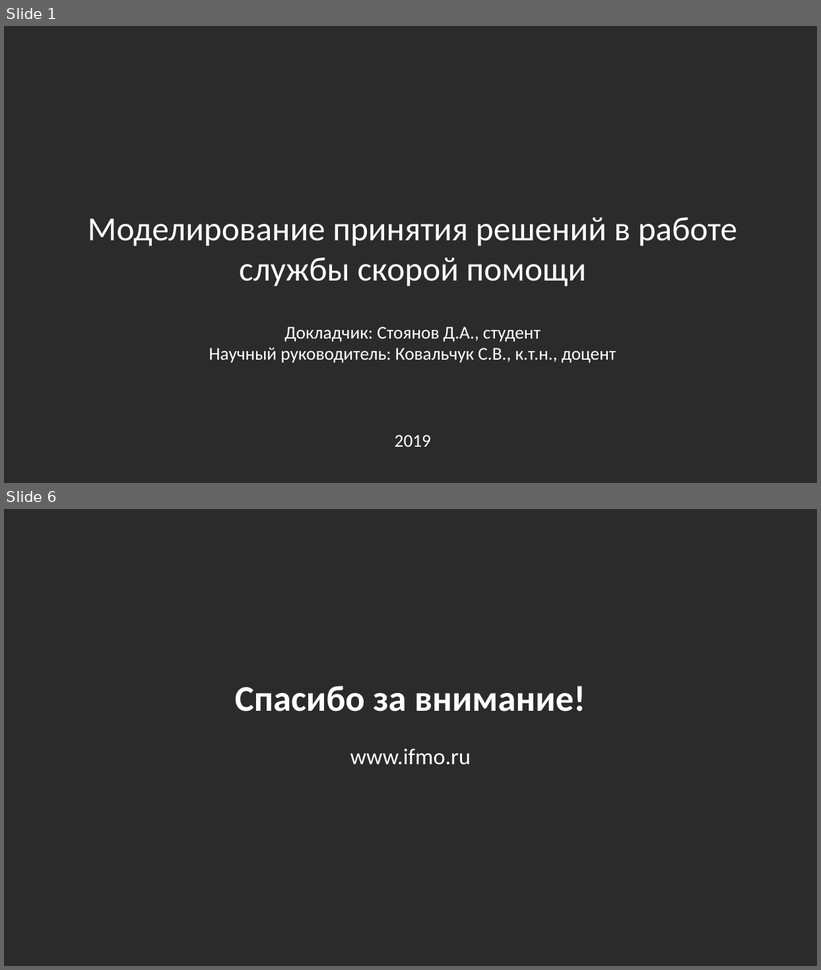
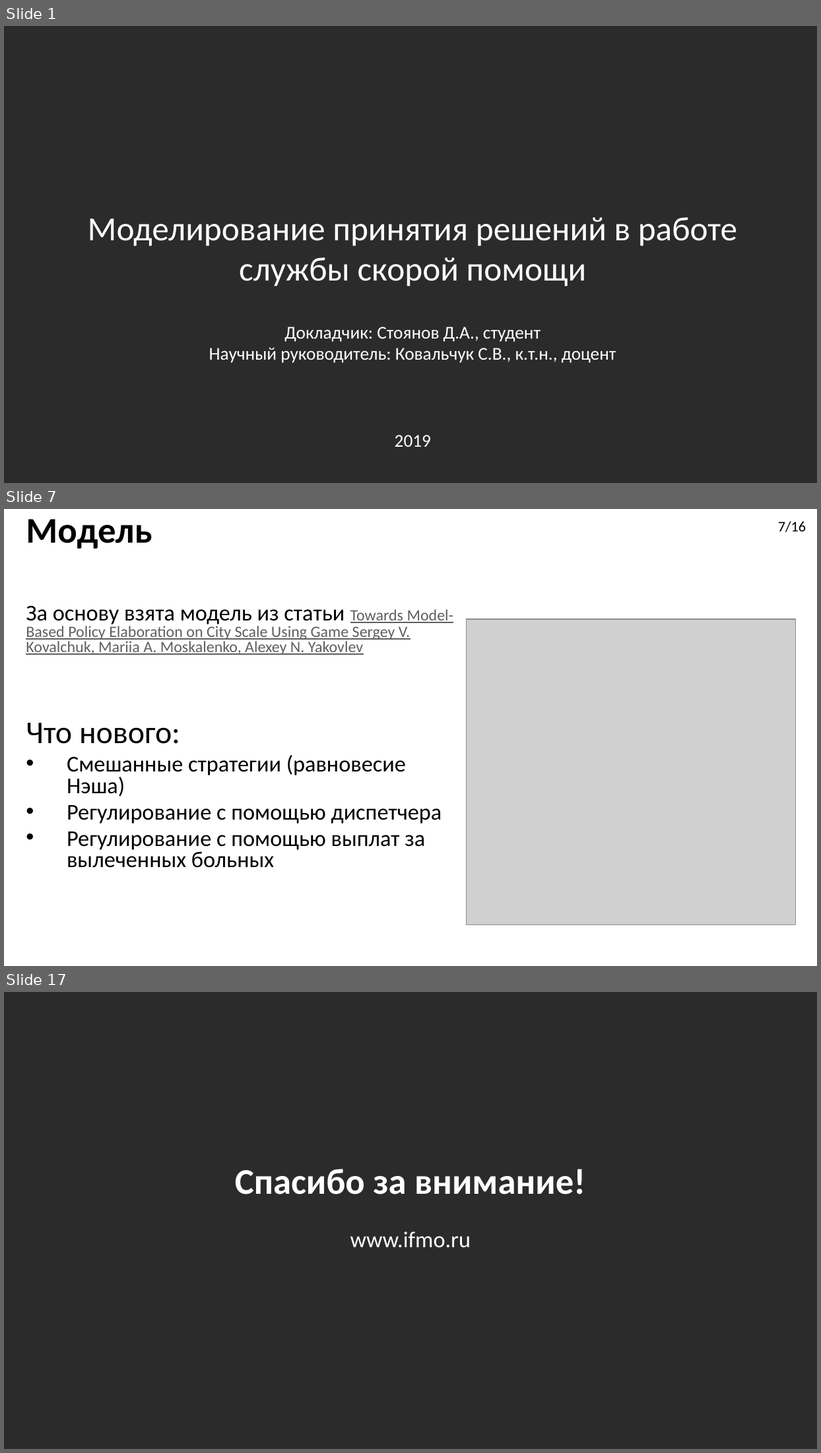
Before and after one commit to DimaStoyanov/Ambulance-Dispatching, a slide deck: Diplom_Presentation.pptx. Shown one above the other, each under a label of ours: slides 1 and 6 before the commit, slides 1, 7 and 17 after it; the slides between them are not shown. The pictures are 821x970 and 821x1453 pixels, drawn with LibreOffice and Linux fonts; fonts in the diff are those of the drawing; grey boxes stand for pictures; background and template pictures are left out; a plain dark background stands for a picture behind light text. Boxes give left, top, right and bottom in pixels: in the first picture for what was removed or moved away, otherwise in the second. Text is boxed around its words. In the diff, an @@ line names an element or a change of style, - is before the commit and + after.

```diff
--- a/Diplom_Presentation.pptx
+++ b/Diplom_Presentation.pptx
@@ slide 7 added at box(4, 509, 817, 966), background picture (left out) @@
@@ title added at box(26, 519, 152, 549), 32 pt, text #000000, bold @@
+Модель
@@ text added at box(778, 521, 806, 532), 13 pt, text #000000 @@
+7/16
@@ text added at box(26, 606, 453, 868), 20 pt, text #000000 @@
+За основу взята модель из статьи Towards Model-Based Policy Elaboration on City Scale Using Game Sergey V. Kovalchuk, Mariia A. Moskalenko, Alexey N. Yakovlev
+Что нового:
+• Смешанные стратегии (равновесие Нэша)
+• Регулирование с помощью диспетчера
+• Регулирование с помощью выплат за вылеченных больных
@@ picture added at box(466, 620, 795, 925) @@
@@ what was slide 6 is now slide 17 @@
```
Also in this commit, not shown: 3 slides changed, 11 other slides added, 1 slide removed, 1 other file.
